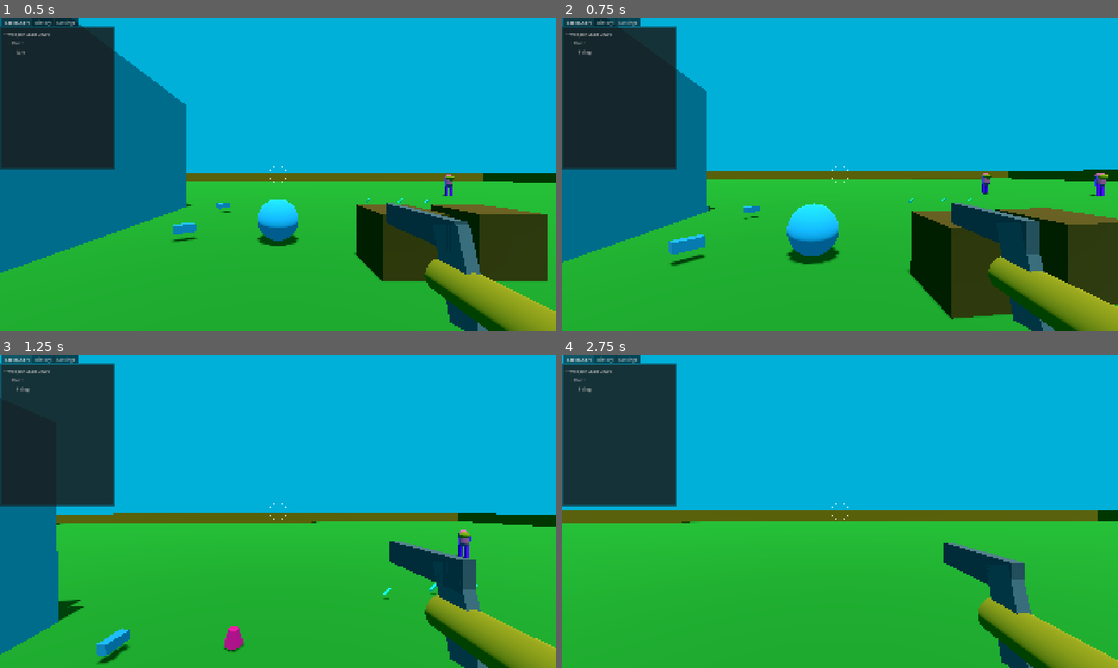
Above: before the commit, frames 1-4 (two rows, left to right).
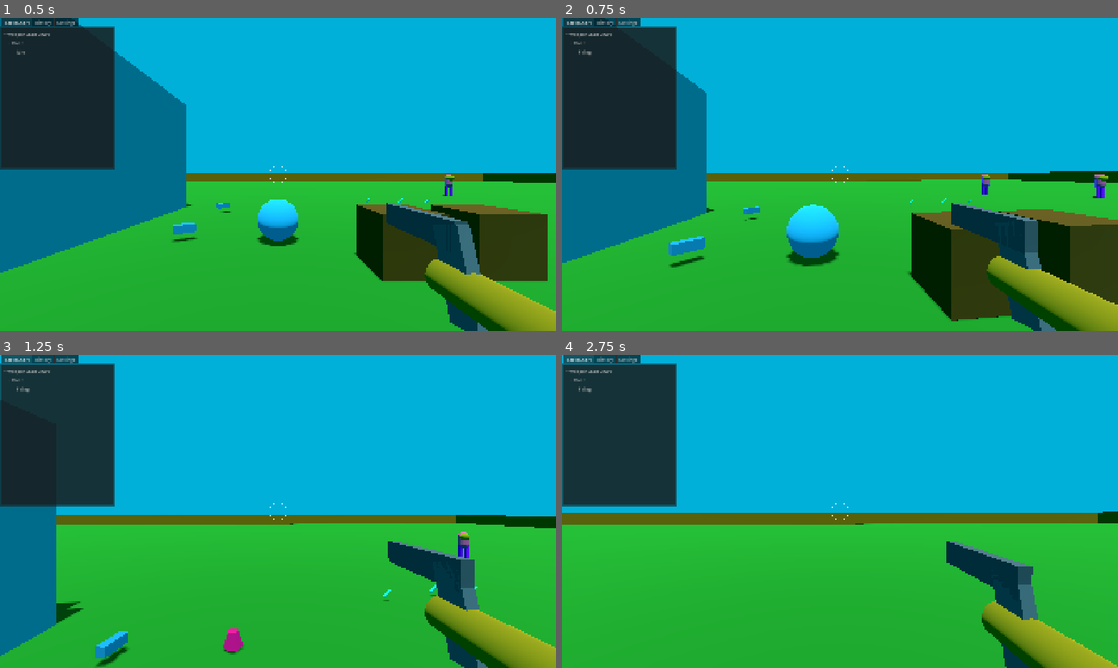
Above: after the commit, the same moments.

Repository: janisl/rpg-core
Game: Godot game, scene res://systems/main_scene.tscn
Same seed, same stepped clock (60 frames per second), same inputs: the game is played once before the commit and once after it.
Inputs (mouse positions are in pixels of both pictures, inside the frame that each line leads up to):
- Up to frame 1 (0.5 s): no input
- Up to frame 2 (0.75 s): move the mouse to (867, 174) at 0.52 s; press the mouse at (867, 174) at 0.53 s; hold W (forward) from 0.53 s (still down)
- Up to frame 3 (1.25 s): keep holding W (forward); tap Space (jump) at 0.77 s
- Up to frame 4 (2.75 s): keep holding W (forward); move the mouse to (812, 511) at 1.27 s; release the mouse at (812, 511) at 1.28 s; tap Shift (crouch) at 1.35 s; tap Space (jump) at 1.52 s; click (812, 511) at 1.55 s; move the mouse to (851, 505) at 2.02 s; press the mouse at (851, 505) at 2.03 s

Frame 1 is identical in both runs. In frame 2, 2.4% of the frame differs, in the area x 0-100%, y 0-100%; in frame 3, 1.8%; in frame 4, 2.8%, in the area x 0-100%, y 49-100%.

Commit message:
Weapon recoil.

Diff:
--- a/actors/player/components/camera_effects.gd
+++ b/actors/player/components/camera_effects.gd
@@ -19,9 +19,11 @@
 @export var enable_damage_kick := true
 @export var damage_time := 0.3
 
-@export_group("Weapon kick")
-@export var enable_weapon_kick := true
-@export var weapon_decay := 0.5
+@export_group("Recoil")
+@export var enable_recoil := true
+@export var recoil_stiffness := 80.0
+@export var recoil_damping := 10.0
+@export_range(0, 90, 0.1, "radians_as_degrees") var recoil_max := deg_to_rad(50.0)
 
 @export_group("Screen shake")
 @export var enable_screen_shake := true
@@ -43,7 +45,8 @@
 var _damage_roll := 0.0
 var _damage_timer := 0.0
 
-var _weapon_kick_angles := Vector3.ZERO
+var _recoil_angles := Vector3.ZERO
+var _recoil_velocity := Vector3.ZERO
 
 var _screen_shake_tween: Tween
 
@@ -61,10 +64,10 @@
 	_fall_timer = fall_time
 
 
-func add_weapon_kick(pitch: float, yaw: float, roll: float) -> void:
-	_weapon_kick_angles.x += deg_to_rad(pitch)
-	_weapon_kick_angles.y += deg_to_rad(randf_range(-yaw, yaw))
-	_weapon_kick_angles.z += deg_to_rad(randf_range(-roll, roll))
+func add_recoil(pitch: float, yaw: float, roll: float) -> void:
+	_recoil_angles.x += pitch
+	_recoil_angles.y += randf_range(-yaw, yaw)
+	_recoil_angles.z += randf_range(-roll, roll)
 
 
 func add_damage_kick(pitch: float, roll: float, source: Vector3) -> void:
@@ -129,9 +132,20 @@
 		angles.x -= damage_ratio * _damage_pitch
 		angles.z -= damage_ratio * _damage_roll
 
-	if enable_weapon_kick:
-		_weapon_kick_angles = _weapon_kick_angles.move_toward(Vector3.ZERO, weapon_decay * delta)
-		angles += _weapon_kick_angles
+	if enable_recoil:
+		var d = min(delta, 0.05)
+		for axis in 3:
+			var result = SpringUtil.apply(
+					_recoil_angles[axis],
+					_recoil_velocity[axis],
+					0.0,
+					recoil_stiffness,
+					recoil_damping,
+					d)
+			_recoil_angles[axis] = clampf(result.x, -recoil_max, recoil_max)
+			_recoil_velocity[axis] = result.y
+
+		angles += _recoil_angles
 
 	if enable_headbob:
 		var pitch_delta = bob_sin * deg_to_rad(bob_pitch) * speed
--- a/actors/player/components/weapon_controller.gd
+++ b/actors/player/components/weapon_controller.gd
@@ -20,7 +20,7 @@
 @export_group("Look lag")
 @export var look_lag_enabled := true
 @export var look_lag_dividor := 20.0
-@export_range(0, 90, 0.1, "radians_as_degrees") var look_lag_rot_max := 30.0 * PI / 180.0
+@export_range(0, 90, 0.1, "radians_as_degrees") var look_lag_rot_max := deg_to_rad(30.0)
 @export var look_lag_pos_scale := 0.1
 
 @export_group("Strafe tilt")
@@ -37,6 +37,13 @@
 @export var bob_stiffness := 60.0
 @export var bob_damping := 10.0
 
+@export_group("Recoil")
+@export var recoil_enabled := true
+@export var recoil_stiffness := 200.0
+@export var recoil_damping := 11.0
+@export var recoil_model_max := 0.15
+@export_range(0, 90, 0.1, "radians_as_degrees") var recoil_pitch_max := 0.4
+
 var current_weapon: Weapon
 var current_weapon_model: Node3D
 var animation_player: AnimationPlayer
@@ -62,6 +69,11 @@
 var _bob_x_vel := 0.0
 var _bob_y_vel := 0.0
 
+var _recoil_z := 0.0
+var _recoil_z_vel := 0.0
+var _recoil_pitch := 0.0
+var _recoil_pitch_vel := 0.0
+
 
 func _process(delta: float) -> void:
 	if fire_rate_timer > 0.0:
@@ -97,6 +109,13 @@
 
 	can_fire_next = false
 	fire_rate_timer = 1.0 / current_weapon.fire_rate
+
+	camera.add_recoil(
+		current_weapon.recoil_cam_pitch,
+		current_weapon.recoil_cam_yaw,
+		current_weapon.recoil_cam_roll)
+	if recoil_enabled:
+		_add_model_recoil()
 
 	if current_weapon.is_hit_scan:
 		_perform_hit_scan()
@@ -119,6 +138,10 @@
 	_bob_y = 0
 	_bob_x_vel = 0
 	_bob_y_vel = 0
+	_recoil_z = 0.0
+	_recoil_z_vel = 0.0
+	_recoil_pitch = 0.0
+	_recoil_pitch_vel = 0.0
 
 
 func _perform_hit_scan() -> void:
@@ -140,7 +163,7 @@
 			var spread_y := randf_range(-current_weapon.spread_angle, current_weapon.spread_angle)
 			direction += Vector3(spread_x, spread_y, 0) * camera.global_transform.basis
 
-		var to := from + direction * current_weapon.range
+		var to := from + direction * current_weapon.hit_scan_range
 
 		var query := PhysicsRayQueryParameters3D.create(from, to)
 		query.collision_mask = hit_scan_collision_mask
@@ -202,11 +225,12 @@
 	var idle_offset := _update_idle_sway(delta)
 	var look_offset := _update_look_sway(delta)
 	var bob_offset := _update_bob(delta)
+	var recoil_offset := _update_recoil(delta)
 
 	var strafe_tilt = _update_strafe_tilt(delta)
 
-	current_weapon_model.position = base_weapon_position + idle_offset + look_offset + bob_offset
-	current_weapon_model.rotation = Vector3(0.0, 0.0, strafe_tilt)
+	current_weapon_model.position = base_weapon_position + idle_offset + look_offset + bob_offset + recoil_offset
+	current_weapon_model.rotation = Vector3(_recoil_pitch, 0.0, strafe_tilt)
 
 
 func _update_idle_sway(delta: float) -> Vector3:
@@ -336,3 +360,38 @@
 	_bob_y_vel = result_y.y
 
 	return Vector3(_bob_x, _bob_y, 0.0)
+
+
+func _add_model_recoil() -> void:
+	_recoil_z += current_weapon.recoil_model_kickback
+	_recoil_pitch += current_weapon.recoil_model_rise
+
+
+func _update_recoil(delta: float) -> Vector3:
+	if not recoil_enabled:
+		_recoil_pitch = 0.0
+		return Vector3.ZERO
+
+	var result_z = SpringUtil.apply(
+			_recoil_z,
+			_recoil_z_vel,
+			0.0,
+			recoil_stiffness,
+			recoil_damping,
+			delta
+	)
+	_recoil_z = clampf(result_z.x, -recoil_model_max, recoil_model_max)
+	_recoil_z_vel = result_z.y
+
+	var result_pitch = SpringUtil.apply(
+			_recoil_pitch,
+			_recoil_pitch_vel,
+			0.0,
+			recoil_stiffness,
+			recoil_damping,
+			delta
+	)
+	_recoil_pitch = clampf(result_pitch.x, -recoil_pitch_max, recoil_pitch_max)
+	_recoil_pitch_vel = result_pitch.y
+
+	return Vector3(0.0, 0.0, _recoil_z)
--- a/weapons/resources/shotgun.tres
+++ b/weapons/resources/shotgun.tres
@@ -15,4 +15,5 @@
 pellet_count = 8
 spread_angle = 0.1
 weapon_position = Vector3(0.15307574, -0.1009149, -0.18142417)
+recoil_cam_pitch = 0.08726646259971647
 metadata/_custom_type_script = "uid://bjvp63efii4fn"
--- a/weapons/weapon.gd
+++ b/weapons/weapon.gd
@@ -2,16 +2,31 @@
 extends Resource
 
 @export var weapon_name := "Weapon"
+
+@export_group("General")
 @export var damage := 25.0
 @export var max_ammo := 12
 @export var fire_rate := 2.0
 @export var is_automatic := false
-@export var range := 25.0
 @export_range(0, 100) var accuracy := 100
-@export var projectile_speed := 50.0
+
+@export_group("Visuals")
+@export var weapon_scene: PackedScene
+@export var weapon_position := Vector3.ZERO
+
+@export_group("Hit scan")
 @export var is_hit_scan := true
-@export var weapon_scene: PackedScene
-@export var projectile_scene: PackedScene
+@export var hit_scan_range := 25.0
 @export var pellet_count := 1
 @export var spread_angle := 0.0
-@export var weapon_position := Vector3.ZERO
+
+@export_group("Projectile")
+@export var projectile_speed := 50.0
+@export var projectile_scene: PackedScene
+
+@export_group("Recoil")
+@export_range(0, 90, 0.1, "radians_as_degrees") var recoil_cam_pitch := deg_to_rad(1.0)
+@export_range(0, 90, 0.1, "radians_as_degrees") var recoil_cam_yaw := deg_to_rad(0.25)
+@export_range(0, 90, 0.1, "radians_as_degrees") var recoil_cam_roll := 0.0
+@export var recoil_model_kickback := 0.02
+@export_range(0, 90, 0.1, "radians_as_degrees") var recoil_model_rise := deg_to_rad(8.0)
